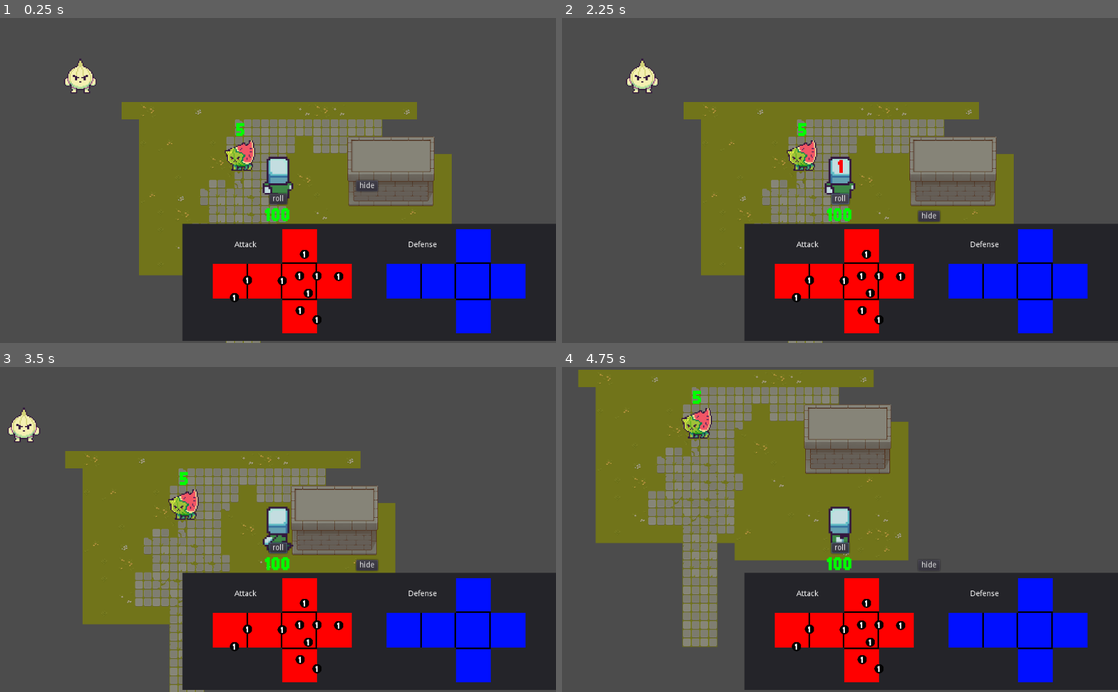
Above: before the commit, frames 1-4 (two rows, left to right).
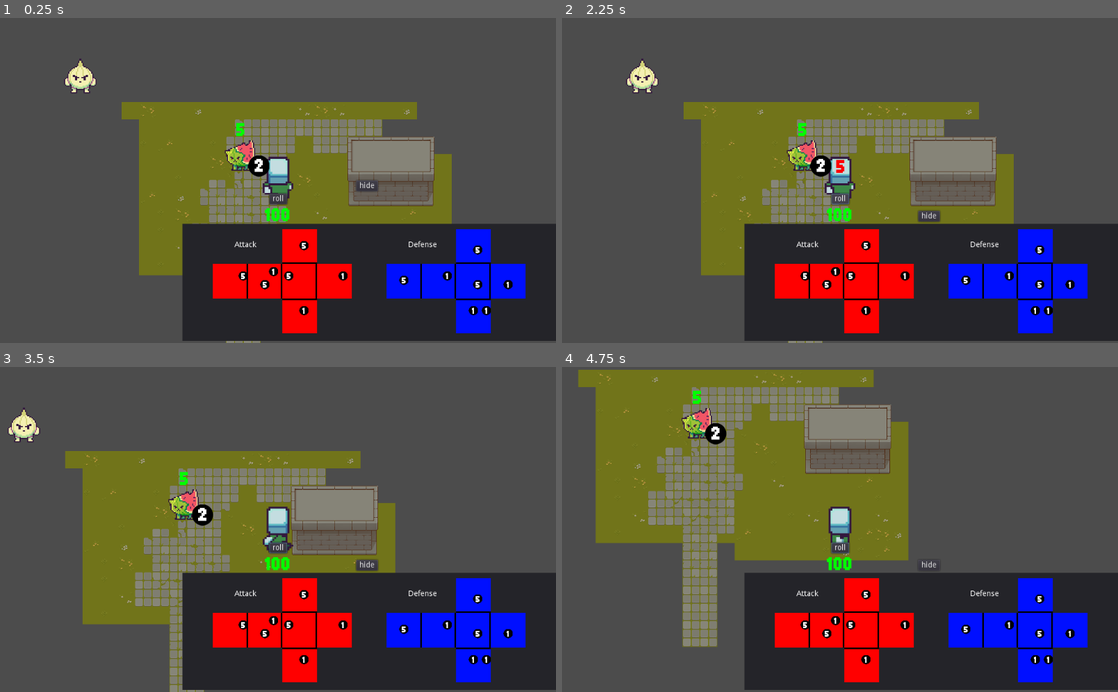
Above: after the commit, the same moments.

Repository: s4x0r/GMTKjam-2022
Game: Godot game, scene res://main.tscn
The game is run twice, just before and just after one commit, with the same random seed, the same clock (stepped at 60 frames per second) and the same inputs.
Inputs (mouse positions are in pixels of both pictures, inside the frame that each line leads up to):
- Up to frame 1 (0.25 s): no input
- Up to frame 2 (2.25 s): click "hide" at 0.5 s; click "show" at 1.25 s; click "roll" at 2 s
- Up to frame 3 (3.5 s): tap Enter at 2.75 s; move the mouse to (300, 623) at 2.77 s; press the mouse at (300, 623) at 2.78 s; hold D (char_right) from 2.78 s (still down)
- Up to frame 4 (4.75 s): move the mouse to (878, 623) at 3.52 s; release D (char_right) at 3.53 s; release the mouse at (878, 623) at 3.53 s; hold S (char_down) 3.53-4.28 s; click (878, 623) at 3.6 s; move the mouse to (845, 630) at 4.27 s; press the mouse at (845, 630) at 4.28 s; hold D (char_right) from 4.28 s (still down)

The runs differ from the first frame. In frame 1, 1.1% of the frame differs, in the area x 41-93%, y 42-95%; in frame 2, 1.1%; in frame 3, 1.1%; in frame 4, 1.1%.

Commit message:
refactor

Diff:
--- a/character.gd
+++ b/char/character.gd
@@ -83,6 +83,12 @@
 
 	velocity += Vector2(delta, delta)
 
+	var areas = $hitzone.get_overlapping_areas()
+	for i in areas:
+		if i.name =="dotarea":
+			#add_child(i)
+			pass
+
 	var inpt =Vector2(
 		int(Input.is_action_pressed("char_right"))-int(Input.is_action_pressed("char_left")),
 		int(Input.is_action_pressed("char_down"))-int(Input.is_action_pressed("char_up"))
--- a/character.tscn
+++ b/char/character.tscn
@@ -1,9 +1,11 @@
-[gd_scene load_steps=16 format=2]
-
-[ext_resource path="res://character.gd" type="Script" id=1]
+[gd_scene load_steps=18 format=2]
+
+[ext_resource path="res://char/character.gd" type="Script" id=1]
 [ext_resource path="res://assets/IMG_5897.png" type="Texture" id=2]
-[ext_resource path="res://unfold.tscn" type="PackedScene" id=3]
-[ext_resource path="res://font small.tres" type="DynamicFont" id=4]
+[ext_resource path="res://char/unfold.tscn" type="PackedScene" id=3]
+[ext_resource path="res://assets/font small.tres" type="DynamicFont" id=4]
+[ext_resource path="res://dots/dot.tscn" type="PackedScene" id=5]
+[ext_resource path="res://dots/5dot.tscn" type="PackedScene" id=6]
 
 [sub_resource type="CircleShape2D" id=3]
 radius = 24.0
@@ -374,7 +376,7 @@
 
 [node name="hitzone" type="Area2D" parent="."]
 collision_layer = 16
-collision_mask = 32
+collision_mask = 96
 
 [node name="CollisionShape2D" type="CollisionShape2D" parent="hitzone"]
 shape = SubResource( 7 )
@@ -430,5 +432,49 @@
 align = 1
 valign = 1
 
+[node name="DOTcontainer" type="Node2D" parent="."]
+
+[node name="5dot" parent="DOTcontainer" instance=ExtResource( 6 )]
+position = Vector2( -64, 176 )
+
+[node name="5dot2" parent="DOTcontainer" instance=ExtResource( 6 )]
+position = Vector2( 24, 176 )
+
+[node name="5dot3" parent="DOTcontainer" instance=ExtResource( 6 )]
+position = Vector2( -24, 192 )
+
+[node name="dot" parent="DOTcontainer" instance=ExtResource( 5 )]
+position = Vector2( 48, 240 )
+
+[node name="dot2" parent="DOTcontainer" instance=ExtResource( 5 )]
+position = Vector2( 120, 176 )
+
+[node name="dot3" parent="DOTcontainer" instance=ExtResource( 5 )]
+position = Vector2( 312, 176 )
+
+[node name="5dot4" parent="DOTcontainer" instance=ExtResource( 6 )]
+position = Vector2( 368, 128 )
+
+[node name="5dot5" parent="DOTcontainer" instance=ExtResource( 6 )]
+position = Vector2( 368, 192 )
+
+[node name="5dot6" parent="DOTcontainer" instance=ExtResource( 6 )]
+position = Vector2( 232, 184 )
+
+[node name="dot4" parent="DOTcontainer" instance=ExtResource( 5 )]
+position = Vector2( 384, 240 )
+
+[node name="dot5" parent="DOTcontainer" instance=ExtResource( 5 )]
+position = Vector2( 360, 240 )
+
+[node name="dot6" parent="DOTcontainer" instance=ExtResource( 5 )]
+position = Vector2( 424, 192 )
+
+[node name="5dot7" parent="DOTcontainer" instance=ExtResource( 6 )]
+position = Vector2( 48, 120 )
+
+[node name="dot7" parent="DOTcontainer" instance=ExtResource( 5 )]
+position = Vector2( -8, 168 )
+
 [connection signal="pressed" from="Camera2D/ui/hide" to="." method="hide"]
 [connection signal="pressed" from="Camera2D/ui/Button" to="." method="roll"]
--- a/unfold.tscn
+++ b/char/unfold.tscn
@@ -1,12 +1,12 @@
 [gd_scene load_steps=6 format=2]
 
-[ext_resource path="res://assets/unfold.png" type="Texture" id=1]
-[ext_resource path="res://unfold.gd" type="Script" id=2]
-[ext_resource path="res://dot.tscn" type="PackedScene" id=3]
+[ext_resource path="res://dots/dot.tscn" type="PackedScene" id=1]
+[ext_resource path="res://assets/unfold.png" type="Texture" id=2]
+[ext_resource path="res://char/unfold.gd" type="Script" id=3]
 
 [sub_resource type="AtlasTexture" id=1]
 flags = 4
-atlas = ExtResource( 1 )
+atlas = ExtResource( 2 )
 region = Rect2( 64, 0, 256, 192 )
 
 [sub_resource type="RectangleShape2D" id=2]
@@ -14,7 +14,7 @@
 
 [node name="unfold" type="Node2D"]
 position = Vector2( 208, 104 )
-script = ExtResource( 2 )
+script = ExtResource( 3 )
 
 [node name="atkfacemap" type="Sprite" parent="."]
 modulate = Color( 1, 0, 0, 1 )
@@ -164,34 +164,8 @@
 [node name="CollisionShape2D" type="CollisionShape2D" parent="deffacemap/side 6"]
 shape = SubResource( 2 )
 
-[node name="dot" parent="." instance=ExtResource( 3 )]
-
-[node name="dot2" parent="." instance=ExtResource( 3 )]
-position = Vector2( 48, -16 )
-
-[node name="dot3" parent="." instance=ExtResource( 3 )]
-position = Vector2( -16, -7 )
-
-[node name="dot4" parent="." instance=ExtResource( 3 )]
-position = Vector2( -80, -8 )
-
-[node name="dot5" parent="." instance=ExtResource( 3 )]
-position = Vector2( 25, -56 )
-
-[node name="dot6" parent="." instance=ExtResource( 3 )]
-position = Vector2( 88, -15 )
-
-[node name="dot7" parent="." instance=ExtResource( 3 )]
-position = Vector2( 32, 16 )
-
-[node name="dot8" parent="." instance=ExtResource( 3 )]
-position = Vector2( 48, 65 )
-
-[node name="dot9" parent="." instance=ExtResource( 3 )]
-position = Vector2( 17, 48 )
-
-[node name="dot10" parent="." instance=ExtResource( 3 )]
-position = Vector2( -104, 24 )
+[node name="dot" parent="." instance=ExtResource( 1 )]
+visible = false
 
 [node name="Label" type="Label" parent="."]
 margin_left = -104.0
--- a/dot.gd
+++ b/dots/5dot.gd
@@ -7,10 +7,12 @@
 
 var moving
 var bounce = 3
-var weight = 1
+var weight = 5
 
 # Called when the node enters the scene tree for the first time.
 func _ready():
+
+
 	moving=false
 	updateText()
 	pass # Replace with function body.
@@ -32,12 +34,13 @@
 func _process(delta):
 	if !Input.is_action_pressed("click"):
 		moving=false
-	for i in $Area2D.get_overlapping_areas():
+	for i in $dotarea.get_overlapping_areas():
 		if i.name.substr(0, 4) != "side":
 			moving=false
 			var vect=i.get_global_position()-self.get_global_position()
 			vect = vect.normalized()
 			self.position=position-vect*2
+
 
 	if moving:
 		self.position-=(self.get_global_position()-self.get_global_mouse_position())
--- /dev/null
+++ b/dots/5dot.tscn
@@ -0,0 +1,7 @@
+[gd_scene load_steps=3 format=2]
+
+[ext_resource path="res://dots/dot.tscn" type="PackedScene" id=1]
+[ext_resource path="res://dots/5dot.gd" type="Script" id=2]
+
+[node name="5dot" instance=ExtResource( 1 )]
+script = ExtResource( 2 )
--- /dev/null
+++ b/dots/dot.gd
@@ -0,0 +1,55 @@
+extends Sprite
+
+
+# Declare member variables here. Examples:
+# var a = 2
+# var b = "text"
+
+var moving
+var bounce = 3
+var weight = 1
+
+# Called when the node enters the scene tree for the first time.
+func _ready():
+
+
+	moving=false
+	updateText()
+	pass # Replace with function body.
+
+func levelUp():
+	weight +=1
+	updateText()
+
+func setWeight(w):
+	weight=w
+	updateText()
+
+
+func updateText():
+	$Label.text=str(weight)
+
+
+# Called every frame. 'delta' is the elapsed time since the previous frame.
+func _process(delta):
+	if !Input.is_action_pressed("click"):
+		moving=false
+	for i in $dotarea.get_overlapping_areas():
+		if i.name.substr(0, 4) != "side":
+			moving=false
+			var vect=i.get_global_position()-self.get_global_position()
+			vect = vect.normalized()
+			self.position=position-vect*2
+
+
+	if moving:
+		self.position-=(self.get_global_position()-self.get_global_mouse_position())
+
+
+
+
+func _on_Area2D_input_event(viewport, event, shape_idx):
+	#print(event)
+	if event is InputEventMouseMotion:
+		if Input.is_action_pressed("click"):
+			moving=true
--- a/dot.tscn
+++ b/dots/dot.tscn
@@ -1,12 +1,12 @@
 [gd_scene load_steps=6 format=2]
 
-[ext_resource path="res://assets/unfold.png" type="Texture" id=1]
-[ext_resource path="res://dot.gd" type="Script" id=2]
-[ext_resource path="res://font.tres" type="DynamicFont" id=3]
+[ext_resource path="res://assets/font.tres" type="DynamicFont" id=1]
+[ext_resource path="res://assets/unfold.png" type="Texture" id=2]
+[ext_resource path="res://dots/dot.gd" type="Script" id=3]
 
 [sub_resource type="AtlasTexture" id=3]
 flags = 4
-atlas = ExtResource( 1 )
+atlas = ExtResource( 2 )
 region = Rect2( 0, 128, 64, 64 )
 
 [sub_resource type="CircleShape2D" id=4]
@@ -16,16 +16,16 @@
 position = Vector2( 16, -16 )
 scale = Vector2( 0.265625, 0.265625 )
 texture = SubResource( 3 )
-script = ExtResource( 2 )
+script = ExtResource( 3 )
 __meta__ = {
 "_edit_group_": true
 }
 
-[node name="Area2D" type="Area2D" parent="."]
+[node name="dotarea" type="Area2D" parent="."]
 collision_layer = 2
 collision_mask = 2
 
-[node name="CollisionShape2D" type="CollisionShape2D" parent="Area2D"]
+[node name="CollisionShape2D" type="CollisionShape2D" parent="dotarea"]
 shape = SubResource( 4 )
 
 [node name="Label" type="Label" parent="."]
@@ -33,9 +33,9 @@
 margin_top = -30.0
 margin_right = 30.0
 margin_bottom = 42.0
-custom_fonts/font = ExtResource( 3 )
+custom_fonts/font = ExtResource( 1 )
 text = "1"
 align = 1
 valign = 1
 
-[connection signal="input_event" from="Area2D" to="." method="_on_Area2D_input_event"]
+[connection signal="input_event" from="dotarea" to="." method="_on_Area2D_input_event"]
--- a/enemy.gd
+++ b/enemies/enemy.gd
@@ -5,7 +5,9 @@
 var atk
 var def
 var time
+var hold
 var rng = RandomNumberGenerator.new()
+onready var h = preload("res://dots/dot.tscn")
 
 
 # Called when the node enters the scene tree for the first time.
@@ -21,6 +23,11 @@
 	atk = $stats.atk
 	def = $stats.def
 	time = $stats.time
+	hold= $stats.hold
+
+	if hold:
+		$DOTindicator.text=str(hold)
+		$DOTindicator.visible=true
 
 	updateHP()
 	pass # Replace with function body.
@@ -70,7 +77,13 @@
 func updateHP():
 	$HPindicator.text=str(hp)
 	if hp==0:
+		if hold:
+			var dot = h.instance()
+			dot.weight=hold
+			get_tree().get_root().add_child(dot)
+			dot.position=self.get_global_position()
 		emit_signal("dead")
+
 	pass
 
 # Called every frame. 'delta' is the elapsed time since the previous frame.
--- a/melon lv1.gd
+++ b/enemies/melon lv1.gd
@@ -4,3 +4,4 @@
 var atk=[1,2]
 var def =[0,1]
 var time = 2.5
+var hold = 2
--- a/melon.tscn
+++ b/enemies/melon.tscn
@@ -1,8 +1,9 @@
-[gd_scene load_steps=9 format=2]
+[gd_scene load_steps=11 format=2]
 
-[ext_resource path="res://enemy.gd" type="Script" id=1]
+[ext_resource path="res://enemies/enemy.gd" type="Script" id=1]
 [ext_resource path="res://assets/IMG_5884.png" type="Texture" id=2]
-[ext_resource path="res://font small.tres" type="DynamicFont" id=3]
+[ext_resource path="res://assets/font small.tres" type="DynamicFont" id=3]
+[ext_resource path="res://assets/unfold.png" type="Texture" id=4]
 
 [sub_resource type="CircleShape2D" id=7]
 radius = 45.0111
@@ -58,6 +59,11 @@
 "update": 1,
 "values": [ 0, 1 ]
 }
+
+[sub_resource type="AtlasTexture" id=8]
+flags = 4
+atlas = ExtResource( 4 )
+region = Rect2( 0, 128, 64, 64 )
 
 [node name="melon" type="KinematicBody2D"]
 collision_layer = 32
@@ -127,9 +133,31 @@
 margin_top = -66.0
 margin_right = 29.0
 margin_bottom = -21.0
+rect_pivot_offset = Vector2( 127, 66 )
 custom_fonts/font = ExtResource( 3 )
 text = "0"
 align = 1
 valign = 1
 
+[node name="DOTindicator" type="Label" parent="."]
+visible = false
+anchor_right = 0.789
+margin_left = 15.0
+margin_right = 55.0
+margin_bottom = 45.0
+rect_pivot_offset = Vector2( 127, 66 )
+custom_fonts/font = ExtResource( 3 )
+text = "0"
+align = 1
+valign = 1
+__meta__ = {
+"_edit_group_": true
+}
+
+[node name="Sprite" type="Sprite" parent="DOTindicator"]
+show_behind_parent = true
+position = Vector2( 19, 19 )
+scale = Vector2( 0.609375, 0.609375 )
+texture = SubResource( 8 )
+
 [connection signal="timeout" from="Timer" to="." method="_on_timer"]
--- a/main.tscn
+++ b/main.tscn
@@ -1,15 +1,15 @@
 [gd_scene load_steps=17 format=2]
 
-[ext_resource path="res://randomizer.gd" type="Script" id=1]
-[ext_resource path="res://dice.gd" type="Script" id=2]
+[ext_resource path="res://char/randomizer.gd" type="Script" id=1]
+[ext_resource path="res://char/dice.gd" type="Script" id=2]
 [ext_resource path="res://main.gd" type="Script" id=3]
 [ext_resource path="res://assets/qea14rgp.bmp" type="Texture" id=4]
-[ext_resource path="res://character.tscn" type="PackedScene" id=5]
-[ext_resource path="res://top down.tres" type="TileSet" id=6]
-[ext_resource path="res://walls.tres" type="TileSet" id=7]
+[ext_resource path="res://char/character.tscn" type="PackedScene" id=5]
+[ext_resource path="res://world/top down.tres" type="TileSet" id=6]
+[ext_resource path="res://world/walls.tres" type="TileSet" id=7]
 [ext_resource path="res://assets/IMG_5884.png" type="Texture" id=8]
-[ext_resource path="res://melon.tscn" type="PackedScene" id=9]
-[ext_resource path="res://melon lv1.gd" type="Script" id=10]
+[ext_resource path="res://enemies/melon.tscn" type="PackedScene" id=9]
+[ext_resource path="res://enemies/melon lv1.gd" type="Script" id=10]
 
 [sub_resource type="Animation" id=1]
 length = 0.001
--- a/project.godot
+++ b/project.godot
@@ -63,4 +63,4 @@
 
 [rendering]
 
-environment/default_environment="res://default_env.tres"
+environment/default_environment="res://world/default_env.tres"
Renamed: font small.tres -> assets/font small.tres
Renamed: font.tres -> assets/font.tres
Renamed: dice.gd -> char/dice.gd
Renamed: randomizer.gd -> char/randomizer.gd
Renamed: unfold.gd -> char/unfold.gd
Renamed: default_env.tres -> world/default_env.tres
Renamed: tileset.tres -> world/tileset.tres
Renamed: tileset.tscn -> world/tileset.tscn
Renamed: top down.tres -> world/top down.tres
Renamed: walls.tres -> world/walls.tres
